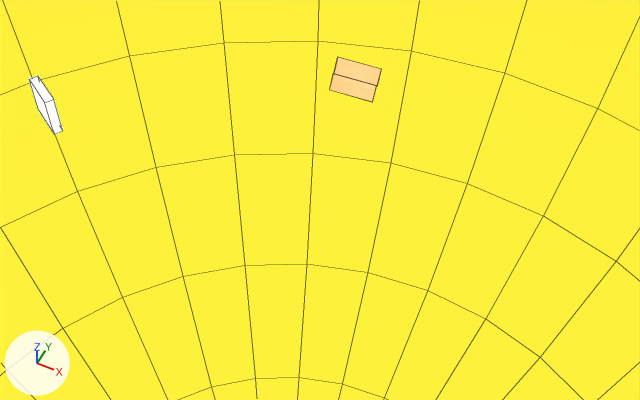
Two versions of the Blender file 04-Shots/Shot_0.blend, one commit apart.
Camera for both pictures: a 50 mm lens placed at (11.4, -27.35, 20.42), pointed at (4.43, -13.41, 3.0). Arrows for +X, +Y and +Z are at lower left; the lights stay in place. Mesh edges are drawn as thin lines.

In view in the first picture: 'Background', 'Cube', 'Cube.001', 'Sun'.
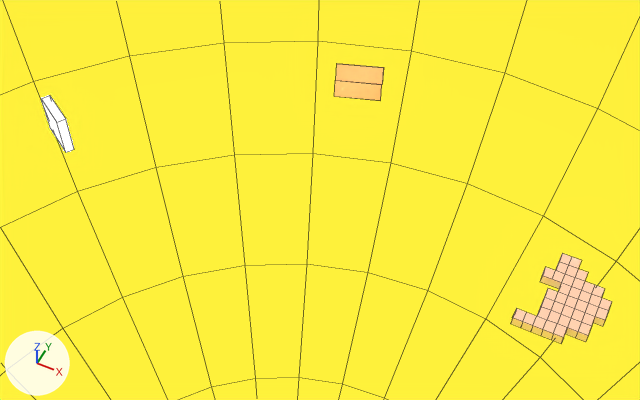
Pixel boxes (x1, y1, x2, y2) of what changed, in the pictures (640 x 400 px):
'G_Cloud_0', added: after (511, 253, 612, 343)
'Sun', moved: before (29, 76, 63, 134); after (41, 95, 74, 152)
'Cube.001', moved, turned: before (330, 73, 377, 102); after (334, 80, 382, 101)
'Cube', moved, turned: before (334, 57, 382, 86); after (336, 63, 384, 84)

Diff of the bpy script that builds the scene:
```diff
--- a/04-Shots/Shot_0.blend.py
+++ b/04-Shots/Shot_0.blend.py
@@ mat_cloud @@
+mat_cloud = diffuse_material('Cloud')
+mat_cloud.base_color = (0.8, 0.8, 0.8)  # white #e7e7e7
@@ me_cube_003 @@
+me_cube_003.from_pydata(...)  # 112 vertices, 104 faces; spans x -0.82..0.64, y -1.0..0.78, z -1.0..1.0
+me_cube_003.materials.append(mat_cloud)  # white #e7e7e7
@@ col_g_cloud_0 @@
+col_g_cloud_0 = bpy.data.collections.new('G_Cloud_0')
+col_g_cloud_0.objects.link(ob_cube_002)
@@ ob_sun @@
 ob_sun = bpy.data.objects.new('Sun', me_cube_002)
-ob_sun.location = (-2.06, -15.65, 5.53)
+ob_sun.location = (-1.85, -15.65, 4.98)
 ob_sun.rotation_euler = (0.0, 0.0, -0.532)  # degrees (0, 0, -30)
@@ ob_cube_001 @@
 ob_cube_001 = bpy.data.objects.new('Cube.001', me_cube_001)
-ob_cube_001.location = (3.05, -8.39, 2.45)
-ob_cube_001.rotation_euler = (-0.577, -0.0178, 0.0351)  # degrees (-33, -1, 2)
+ob_cube_001.location = (3.2, -8.35, 2.36)
+ob_cube_001.rotation_euler = (-0.415, -0.0101, 0.315)  # degrees (-24, -0.6, 18)
 ob_cube_001.scale = (0.718, 0.0141, 0.259)
@@ ob_cube @@
 ob_cube = bpy.data.objects.new('Cube', me_cube)
-ob_cube.location = (3.05, -8.09, 2.87)
-ob_cube.rotation_euler = (-0.635, -0.0191, 0.038)  # degrees (-36, -1.1, 2.2)
+ob_cube.location = (3.14, -8.12, 2.82)
+ob_cube.rotation_euler = (-0.473, -0.0118, 0.318)  # degrees (-27, -0.7, 18)
 ob_cube.scale = (0.718, 0.0141, 0.259)
@@ ob_cube_002 @@
+ob_cube_002 = bpy.data.objects.new('Cube.002', me_cube_003)
+ob_cube_002.location = (0.0, 0.0, 0.0)
+ob_cube_002.scale = (7.5, 7.5, 1.0)
@@ ob_g_cloud_0 @@
+ob_g_cloud_0 = bpy.data.objects.new('G_Cloud_0', None)
+ob_g_cloud_0.location = (11.26, -14.32, 4.08)
+ob_g_cloud_0.scale = (0.168, 0.168, 0.115)
+ob_g_cloud_0.show_instancer_for_render = False
+ob_g_cloud_0.instance_type = 'COLLECTION'
+ob_g_cloud_0.instance_collection = col_g_cloud_0
```
